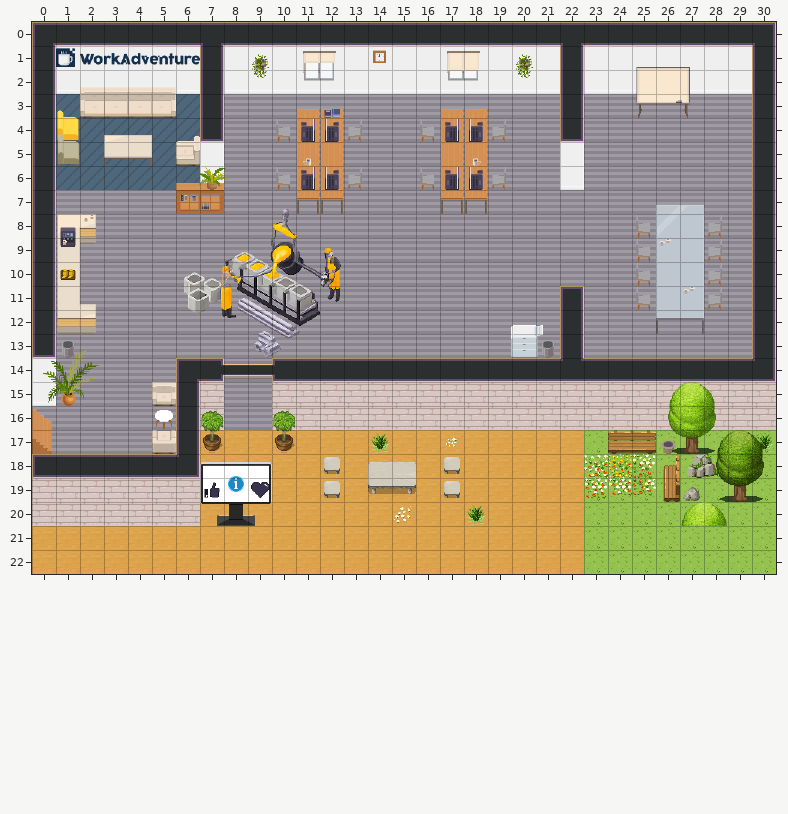
Tiled map (JSON): office.tmj. Above: the version before the commit.
Cells are 32x32 px. Shown: x 0..30, y 0..22.
After:
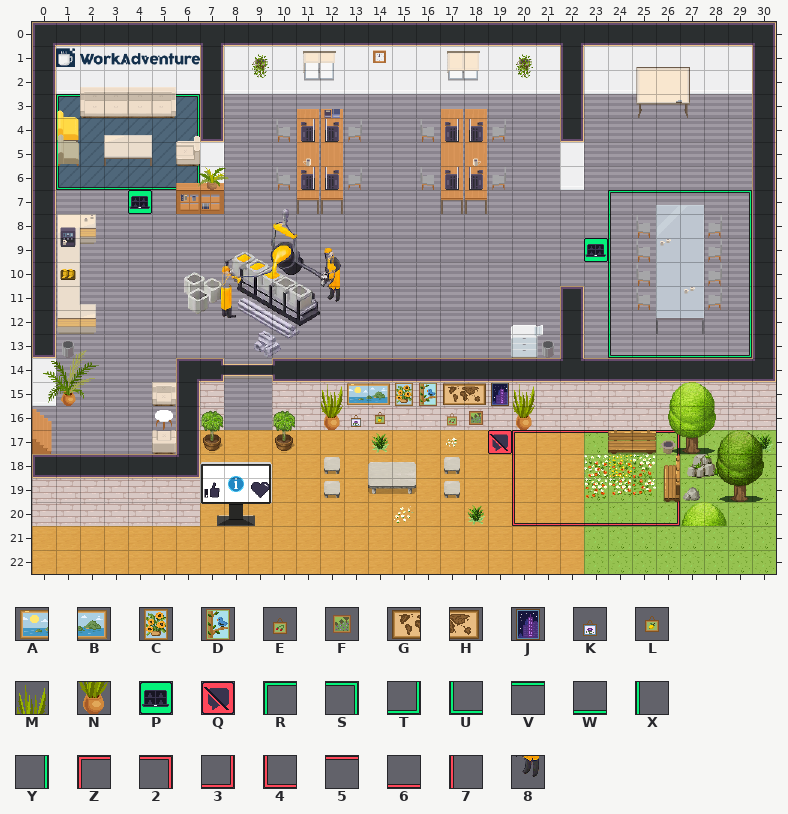
Key: from "Chunk 1": A 2, B 3, C 4, D 5, E 6, F 7, G 8, H 9, J 10, K 11, L 12, M 22, N 28, P 164, Q 167, R 173, S 174, T 175, U 176, V 177, W 178, X 179, Y 180, Z 184, 2 185, 3 186, 4 187, 5 188, 6 189, 7 190, 8 234.
_ is an empty cell.
Tiles of an added or newly shown layer are drawn over the layers below it.
Change:
Layer "floor/floor2" (now shown):
The author put tile 2 in row 17 at x 26.
The author put tile 3 in row 20 at x 26.
The author put tile 4 in row 20 at x 20.
The author put tile 5 in row 17 at x 21 to 25.
The author put tile 6 in row 20 at x 21 to 25.
The author put tile 7 in rows 18 to 19 at x 20.
The author put tile P in row 7 at x 4; in row 9 at x 23.
The author put tile Q in row 17 at x 19.
The author put tile R in row 3 at x 1; in row 7 at x 24.
The author put tile S in row 3 at x 6; in row 7 at x 29.
The author put tile T in row 6 at x 6; in row 13 at x 29.
The author put tile U in row 6 at x 1; in row 13 at x 24.
The author put tile V in row 7 at x 25 to 28.
The author put tile W in row 6 at x 2 to 5; in row 13 at x 25 to 28.
The author put tile X in rows 4 to 5 at x 1; in rows 8 to 12 at x 24.
The author put tile Y in row 4 at x 6; in rows 8 to 12 at x 29.
The author put tile Z in row 17 at x 20.
Layer "furniture/furniture2":
The author put tile A in row 15 at x 13.
The author put tile B in row 15 at x 14.
The author put tile C in row 15 at x 15.
The author put tile D in row 15 at x 16.
The author put tile E in row 16 at x 17.
The author put tile F in row 16 at x 18.
The author put tile G in row 15 at x 17.
The author put tile H in row 15 at x 18.
The author put tile J in row 15 at x 19.
The author put tile K in row 16 at x 13.
The author put tile L in row 16 at x 14.
The author put tile M in row 15 at x 12 and 20.
The author put tile N in row 16 at x 12 and 20.
Layer "above/above2":
The author put tile 8 in row 11 at x 12.
